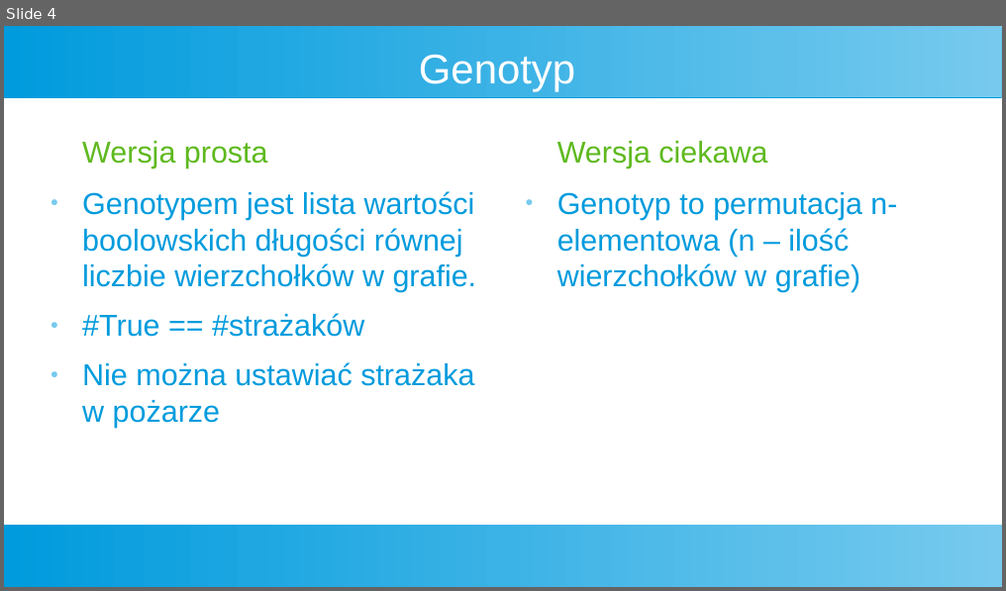
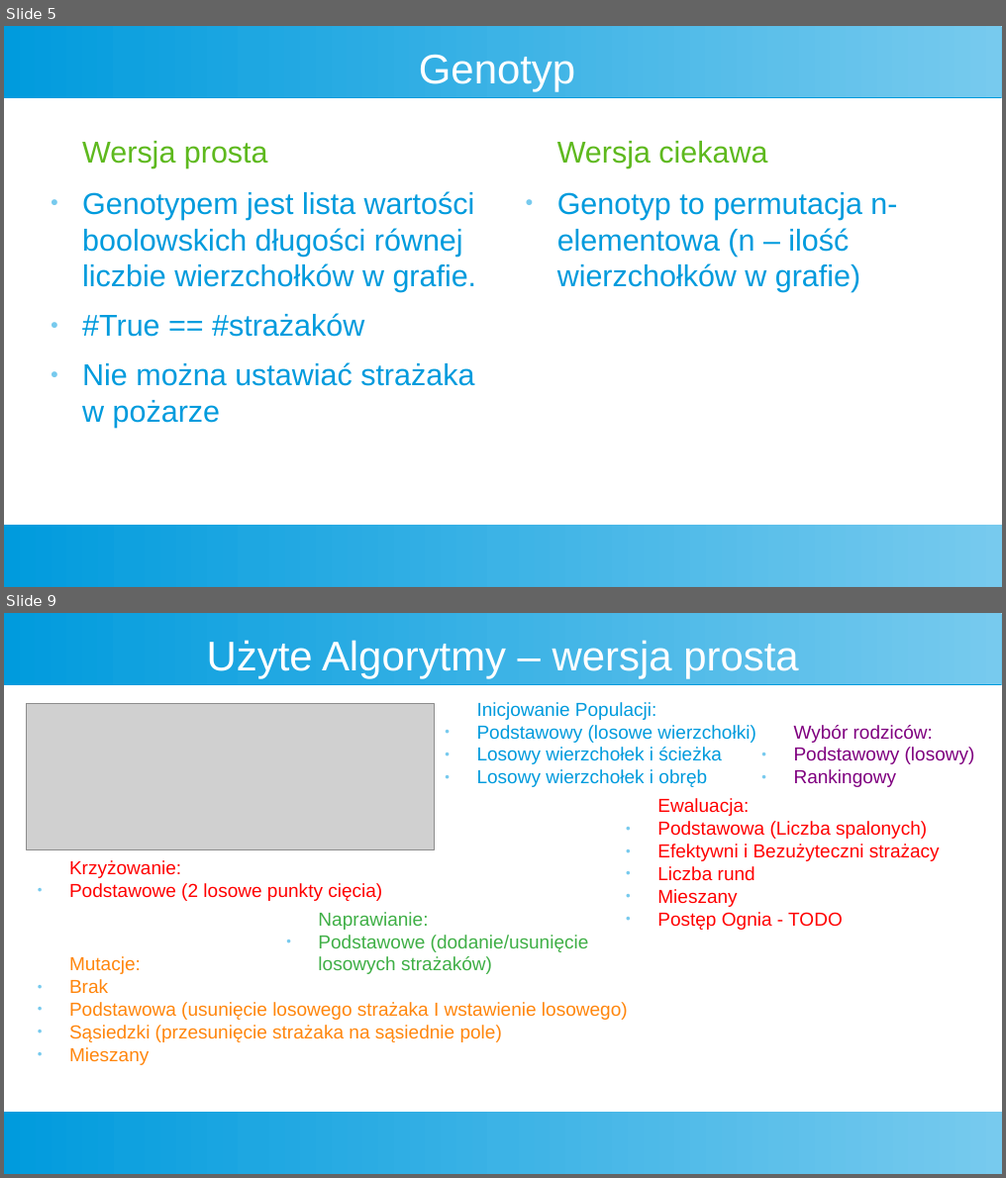
Before and after one commit to Kubapatoka/FiremanProblemEAProject, a slide deck: Prezentacja/Prez.odp. Shown one above the other, each under a label of ours: slide 4 before the commit, slides 5 and 9 after it; the slides between them are not shown. The pictures are 1006x591 and 1006x1178 pixels, drawn with LibreOffice and Linux fonts; fonts in the diff are those of the drawing; grey boxes stand for pictures. Boxes give left, top, right and bottom in pixels: in the first picture for what was removed or moved away, otherwise in the second. Text is boxed around its words. In the diff, an @@ line names an element or a change of style, - is before the commit and + after.

```diff
--- a/Prezentacja/Prez.odp
+++ b/Prezentacja/Prez.odp
@@ slide 9 added at [4, 613, 1002, 1174], background #FFFFFF; not listed: 2 template elements that a slide beside it also shows @@
@@ title added at [207, 640, 798, 679], 33 pt, text #FFFFFF @@
+Użyte Algorytmy – wersja prosta
@@ picture added at [27, 703, 434, 851] @@
@@ text added at [477, 702, 755, 787], 15 pt, text #009BDD @@
+Inicjowanie Populacji:
+● Podstawowy (losowe wierzchołki)
+● Losowy wierzchołek i ścieżka
+● Losowy wierzchołek i obręb
@@ text added at [794, 725, 975, 787], 15 pt, text #800080 @@
+Wybór rodziców:
+● Podstawowy (losowy)
+● Rankingowy
@@ text added at [657, 798, 940, 930], 15 pt, text #FF0000 @@
+Ewaluacja:
+● Podstawowa (Liczba spalonych)
+● Efektywni i Bezużyteczni strażacy
+● Liczba rund
+● Mieszany
+● Postęp Ognia - TODO
@@ text added at [69, 861, 382, 901], 15 pt, text #FF0000 @@
+Krzyżowanie:
+● Podstawowe (2 losowe punkty cięcia)
@@ text added at [318, 912, 589, 974], 15 pt, text #3FAF46 @@
+Naprawianie:
+● Podstawowe (dodanie/usunięcie losowych strażaków)
@@ text added at [69, 957, 628, 1065], 15 pt, text #FF860D @@
+Mutacje:
+● Brak
+● Podstawowa (usunięcie losowego strażaka I wstawienie losowego)
+● Sąsiedzki (przesunięcie strażaka na sąsiednie pole)
+● Mieszany
@@ what was slide 4 is now slide 5 @@
```
Also in this commit, not shown: 5 other slides added, 2 other files.
